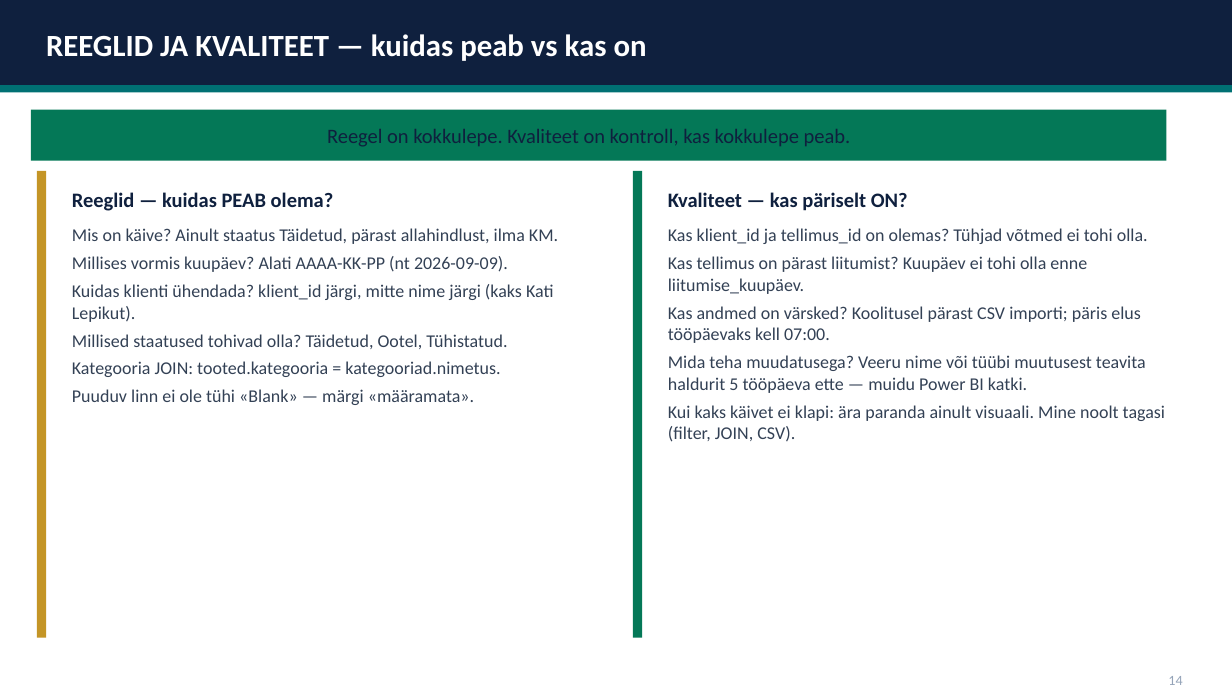
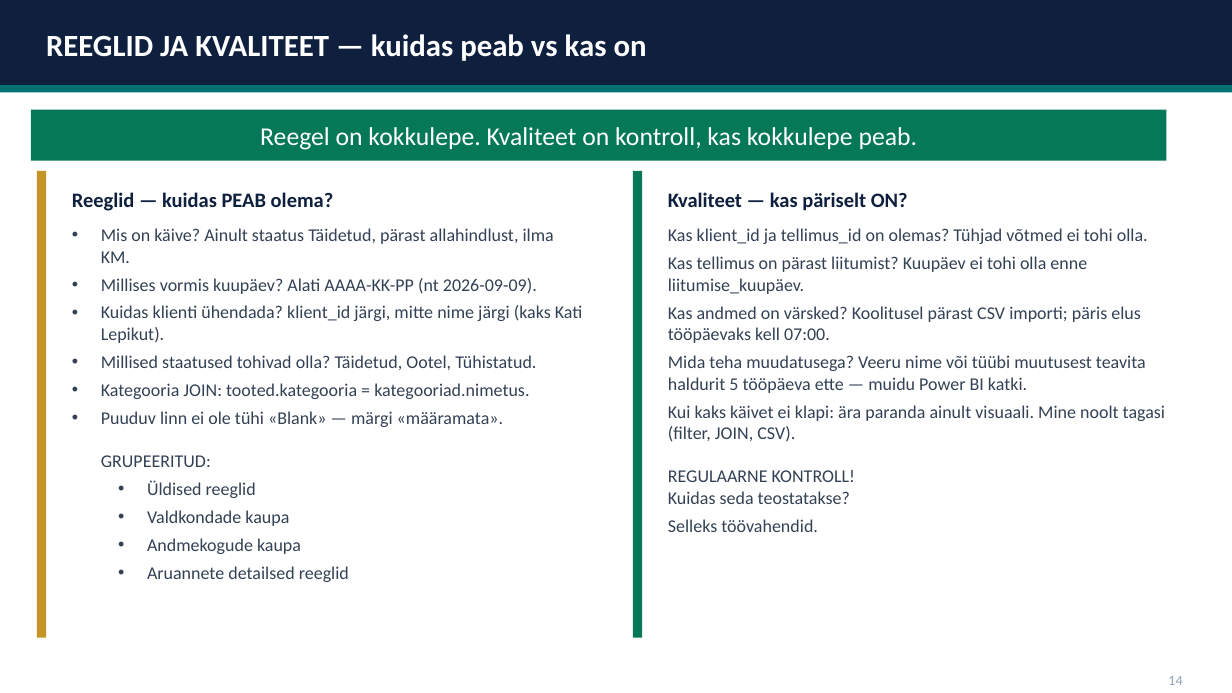
Before and after one commit to emilieabel/andmetarkus, a slide deck: slide 15 of Materjalid/Day9 Andmekorraldus Dim Fakt/9-paev-andmetarkus-esitlus.pptx. Drawn at 1232x693 pixels with LibreOffice and Linux fonts; fonts in the diff are those of the drawing. Boxes give left, top, right and bottom in pixels: in the first picture for what was removed or moved away, otherwise in the second. Text is boxed around its words. In the diff, an @@ line names an element or a change of style, - is before the commit and + after.

```diff
--- a/Materjalid/Day9 Andmekorraldus Dim Fakt/9-paev-andmetarkus-esitlus.pptx
+++ b/Materjalid/Day9 Andmekorraldus Dim Fakt/9-paev-andmetarkus-esitlus.pptx
@@ text "Reegel on kokkulepe. Kvaliteet on ..." at bbox=[260, 127, 918, 150]: size 16 to 20 pt, text colour #0F203E to #FFFFFF @@
@@ text at bbox=[101, 228, 583, 399]: bullet none to • @@
@@ text at bbox=[101, 411, 503, 582]: text changed @@
-Puuduv linn ei ole tühi «Blank» — märgi «määramata».
+• Puuduv linn ei ole tühi «Blank» — märgi «määramata».
+  GRUPEERITUD:
+  • Üldised reeglid
+  • Valdkondade kaupa
+  • Andmekogude kaupa
+  • Aruannete detailsed reeglid
@@ text at bbox=[668, 405, 1165, 532]: text changed @@
-Kui kaks käivet ei klapi: ära paranda ainult visuaali. Mine noolt tagasi (filter, JOIN, CSV).
+Kui kaks käivet ei klapi: ära paranda ainult visuaali. Mine noolt tagasi (filter, JOIN, CSV).
+REGULAARNE KONTROLL!
+Kuidas seda teostatakse?
+Selleks töövahendid.
```
Also in this commit, not shown: 14 other slides changed, 1 other file.
